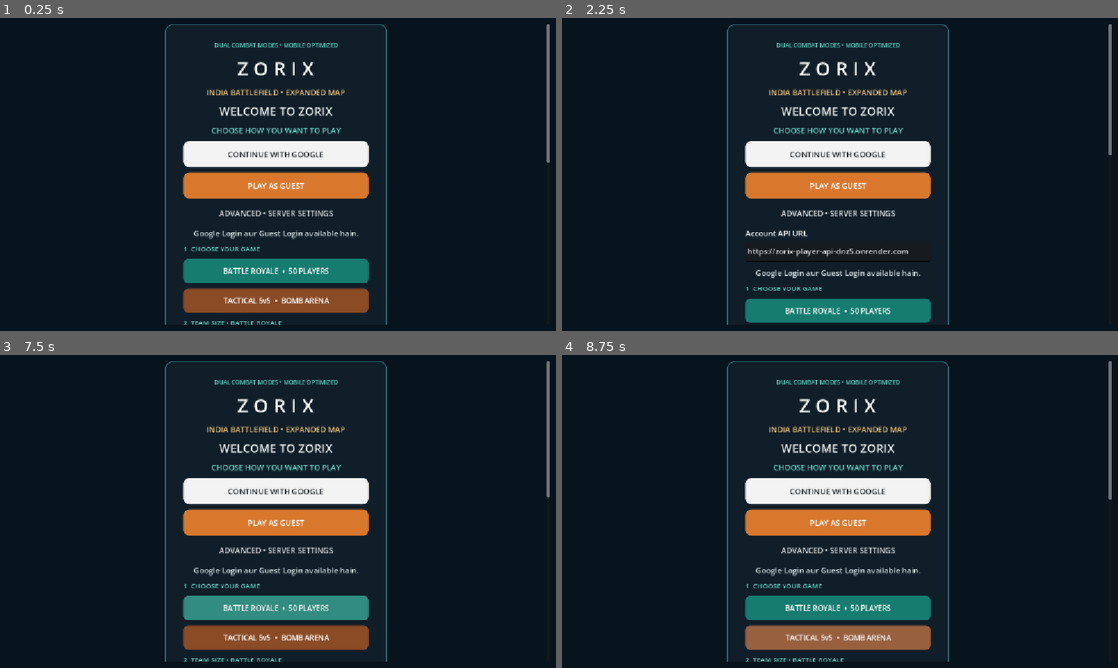
Above: before the commit, frames 1-4 (two rows, left to right).
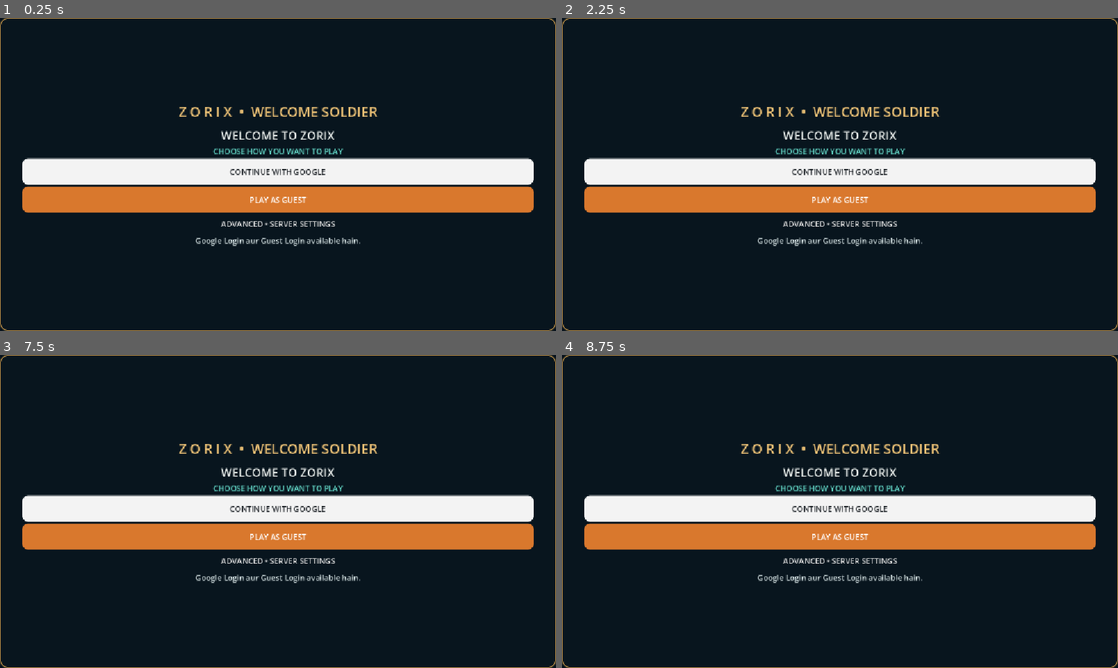
Above: after the commit, the same moments.

Repository: yadav429/ZORIX
Game: Godot game, scene res://Scenes/Lobby.tscn
The game is run twice, just before and just after one commit, with the same random seed, the same clock (stepped at 60 frames per second) and the same inputs.
Inputs (mouse positions are in pixels of both pictures, inside the frame that each line leads up to):
- Up to frame 1 (0.25 s): no input
- Up to frame 2 (2.25 s): click "ADVANCED • SERVER SETTINGS" (after the commit: "PROFILE") at 0.5 s; click "ADVANCED • SERVER SETTINGS" (after the commit: "FRIENDS") at 1.25 s; click "ADVANCED • SERVER SETTINGS" (after the commit: "INVENTORY") at 2 s
- Up to frame 3 (7.5 s): click "ADVANCED • SERVER SETTINGS" (after the commit: "MISSIONS") at 2.75 s; click "ADVANCED • SERVER SETTINGS" (after the commit: "STORE") at 3.5 s; click "ADVANCED • SERVER SETTINGS" (after the commit: "RANK") at 4.25 s; click "ADVANCED • SERVER SETTINGS" (after the commit: "REWARDS") at 5 s; click "ADVANCED • SERVER SETTINGS" (after the commit: "SETTINGS") at 5.75 s; click (27, 611) at 6.5 s, where only the run after the commit has a clickable "SQUAD"; click "BATTLE ROYALE • 50 PLAYERS" (after the commit: "BATTLE ROYALE") at 7.25 s
- Up to frame 4 (8.75 s): click "TACTICAL 5v5 • BOMB ARENA" (after the commit: "TACTICAL 5v5") at 8 s

The runs differ from the first frame. In frame 1, 26% of the frame differs, in the area x 0-100%, y 0-100%; in frame 2, 24%; in frame 3, 26%; in frame 4, 26%.

Commit message:
Replace scrolling lobby with fixed full-screen 3D layout

Diff:
--- a/Scripts/lobby.gd
+++ b/Scripts/lobby.gd
@@ -109,159 +109,180 @@
     return style
 
 func _build_lobby():
-    var background = ColorRect.new()
+    # Full-screen layout: fixed controls, no scrolling container.
+    var background := ColorRect.new()
     background.color = Color("#07131d")
     background.set_anchors_and_offsets_preset(Control.PRESET_FULL_RECT)
     add_child(background)
-
-    var scroll = ScrollContainer.new()
-    scroll.set_anchors_and_offsets_preset(Control.PRESET_FULL_RECT)
-    scroll.offset_left = 12
-    scroll.offset_top = 12
-    scroll.offset_right = -12
-    scroll.offset_bottom = -12
-    add_child(scroll)
-
-    var center = CenterContainer.new()
+    var root := VBoxContainer.new()
+    root.set_anchors_and_offsets_preset(Control.PRESET_FULL_RECT)
+    root.offset_left = 12
+    root.offset_right = -12
+    root.offset_top = 10
+    root.offset_bottom = -10
+    root.add_theme_constant_override("separation", 8)
+    add_child(root)
+    var header := HBoxContainer.new()
+    header.custom_minimum_size.y = 46
+    root.add_child(header)
+    var logo := Label.new()
+    logo.text = "Z O R I X"
+    logo.add_theme_font_size_override("font_size", 27)
+    logo.add_theme_color_override("font_color", Color("#f3f7f4"))
+    header.add_child(logo)
+    var header_spacer := Control.new()
+    header_spacer.size_flags_horizontal = Control.SIZE_EXPAND_FILL
+    header.add_child(header_spacer)
+    var season := Label.new()
+    season.text = "INDIA BATTLEFIELD  •  SEASON 01"
+    season.add_theme_color_override("font_color", Color("#f0c477"))
+    header.add_child(season)
+    var body := HBoxContainer.new()
+    body.size_flags_vertical = Control.SIZE_EXPAND_FILL
+    body.add_theme_constant_override("separation", 8)
+    root.add_child(body)
+    var left := VBoxContainer.new()
+    left.custom_minimum_size.x = 118
+    left.add_theme_constant_override("separation", 8)
+    body.add_child(left)
+    for item in ["PROFILE", "FRIENDS", "INVENTORY", "MISSIONS"]:
+        var menu_button := _make_button(item, Color("#193847"))
+        menu_button.custom_minimum_size.y = 46
+        menu_button.add_theme_font_size_override("font_size", 12)
+        menu_button.pressed.connect(func(): info_label.text = item + " selected.")
+        left.add_child(menu_button)
+    var center := VBoxContainer.new()
     center.size_flags_horizontal = Control.SIZE_EXPAND_FILL
-    scroll.add_child(center)
-
-    var card = PanelContainer.new()
-    card.size_flags_horizontal = Control.SIZE_EXPAND_FILL
-    card.add_theme_stylebox_override("panel", _panel_style(Color("#101e29"), Color("#2a6871")))
-    center.add_child(card)
-
-    var margin = MarginContainer.new()
-    margin.add_theme_constant_override("margin_left", 20)
-    margin.add_theme_constant_override("margin_right", 20)
-    margin.add_theme_constant_override("margin_top", 20)
-    margin.add_theme_constant_override("margin_bottom", 20)
-    card.add_child(margin)
-
-    content = VBoxContainer.new()
-    content.add_theme_constant_override("separation", 11)
-    content.size_flags_horizontal = Control.SIZE_EXPAND_FILL
-    margin.add_child(content)
-
-    var eyebrow = Label.new()
-    eyebrow.text = "DUAL COMBAT MODES • MOBILE OPTIMIZED"
-    eyebrow.horizontal_alignment = HORIZONTAL_ALIGNMENT_CENTER
-    eyebrow.add_theme_font_size_override("font_size", 12)
-    eyebrow.add_theme_color_override("font_color", Color("#62d6c6"))
-    content.add_child(eyebrow)
-
-    var title = Label.new()
-    title.text = "Z O R I X"
-    title.horizontal_alignment = HORIZONTAL_ALIGNMENT_CENTER
-    title.add_theme_font_size_override("font_size", 40)
-    title.add_theme_color_override("font_color", Color("#f3f7f4"))
-    content.add_child(title)
-
-    var map_title = Label.new()
-    map_title.text = "INDIA BATTLEFIELD • EXPANDED MAP"
-    map_title.horizontal_alignment = HORIZONTAL_ALIGNMENT_CENTER
-    map_title.add_theme_color_override("font_color", Color("#f0c477"))
-    content.add_child(map_title)
-
+    center.add_theme_constant_override("separation", 5)
+    body.add_child(center)
+    var hero_title := Label.new()
+    hero_title.text = "YOUR BATTLEFIELD. YOUR LEGEND."
+    hero_title.horizontal_alignment = HORIZONTAL_ALIGNMENT_CENTER
+    hero_title.add_theme_font_size_override("font_size", 17)
+    hero_title.add_theme_color_override("font_color", Color("#f0c477"))
+    center.add_child(hero_title)
+    var preview := SubViewportContainer.new()
+    preview.size_flags_horizontal = Control.SIZE_EXPAND_FILL
+    preview.size_flags_vertical = Control.SIZE_EXPAND_FILL
+    preview.stretch = true
+    center.add_child(preview)
+    var viewport := SubViewport.new()
+    viewport.size = Vector2i(800, 600)
+    viewport.render_target_update_mode = SubViewport.UPDATE_ALWAYS
+    preview.add_child(viewport)
+    var stage := Node3D.new()
+    viewport.add_child(stage)
+    var world_env := WorldEnvironment.new()
+    var environment := Environment.new()
+    environment.background_mode = Environment.BG_COLOR
+    environment.background_color = Color("#12232b")
+    environment.ambient_light_source = Environment.AMBIENT_SOURCE_COLOR
+    environment.ambient_light_color = Color("#91b5a8")
+    environment.ambient_light_energy = 0.8
+    world_env.environment = environment
+    stage.add_child(world_env)
+    var camera := Camera3D.new()
+    camera.position = Vector3(3.0, 2.1, 5.8)
+    camera.current = true
+    stage.add_child(camera)
+    camera.look_at(Vector3(0.0, 1.15, 0.0), Vector3.UP)
+    var light := DirectionalLight3D.new()
+    light.rotation_degrees = Vector3(-38.0, -28.0, 0.0)
+    light.light_energy = 1.4
+    stage.add_child(light)
+    var floor := MeshInstance3D.new()
+    var floor_mesh := PlaneMesh.new()
+    floor_mesh.size = Vector2(12.0, 12.0)
+    floor.mesh = floor_mesh
+    floor.position.y = -0.04
+    var floor_material := StandardMaterial3D.new()
+    floor_material.albedo_color = Color("#243a35")
+    floor.material_override = floor_material
+    stage.add_child(floor)
+    var character_scene: PackedScene = load("res://Scenes/LobbyCharacter.tscn")
+    if character_scene != null:
+        var character := character_scene.instantiate()
+        stage.add_child(character)
+    var right := VBoxContainer.new()
+    right.custom_minimum_size.x = 118
+    right.add_theme_constant_override("separation", 8)
+    body.add_child(right)
+    for item in ["STORE", "RANK", "REWARDS", "SETTINGS"]:
+        var menu_button := _make_button(item, Color("#193847"))
+        menu_button.custom_minimum_size.y = 46
+        menu_button.add_theme_font_size_override("font_size", 12)
+        menu_button.pressed.connect(func(): info_label.text = item + " selected.")
+        right.add_child(menu_button)
+    var bottom := VBoxContainer.new()
+    bottom.add_theme_constant_override("separation", 5)
+    root.add_child(bottom)
+    var controls := HBoxContainer.new()
+    controls.add_theme_constant_override("separation", 7)
+    bottom.add_child(controls)
+    mode_picker = OptionButton.new()
+    mode_picker.add_item("SOLO")
+    mode_picker.add_item("DUO")
+    mode_picker.add_item("SQUAD")
+    mode_picker.select([1, 2, 4].find(selected_team_size))
+    selected_mode = ["Solo", "Duo", "Squad"][mode_picker.selected]
+    mode_picker.item_selected.connect(_on_mode_selected)
+    controls.add_child(mode_picker)
+    var br_button := _make_button("BATTLE ROYALE", Color("#254b61"))
+    br_button.pressed.connect(_select_battle_royale)
+    controls.add_child(br_button)
+    var tactical_button := _make_button("TACTICAL 5v5", Color("#8a4b25"))
+    tactical_button.pressed.connect(_select_tactical)
+    controls.add_child(tactical_button)
+    var start_button := _make_button("START MATCH", Color("#167c70"))
+    start_button.size_flags_horizontal = Control.SIZE_EXPAND_FILL
+    start_button.pressed.connect(_play_offline)
+    controls.add_child(start_button)
+    var server_row := HBoxContainer.new()
+    bottom.add_child(server_row)
+    address_input = LineEdit.new()
+    address_input.placeholder_text = "Optional game server IP"
+    address_input.size_flags_horizontal = Control.SIZE_EXPAND_FILL
+    server_row.add_child(address_input)
+    var join_button := _make_button("JOIN SERVER", Color("#254b61"))
+    join_button.pressed.connect(_join_room)
+    server_row.add_child(join_button)
+    info_label = Label.new()
+    info_label.text = "Choose Solo, Duo or Squad, then tap START MATCH."
+    info_label.horizontal_alignment = HORIZONTAL_ALIGNMENT_CENTER
+    info_label.add_theme_color_override("font_color", Color("#f0c477"))
+    bottom.add_child(info_label)
     player_account = Node.new()
     player_account.name = "PlayerAccount"
     player_account.set_script(PLAYER_ACCOUNT)
     add_child(player_account)
-    player_account.call("build_ui", content)
+    var login_overlay := PanelContainer.new()
+    login_overlay.set_anchors_and_offsets_preset(Control.PRESET_FULL_RECT)
+    login_overlay.z_index = 20
+    login_overlay.add_theme_stylebox_override("panel", _panel_style(Color("#08151e"), Color("#b58a45")))
+    add_child(login_overlay)
+    var login_margin := MarginContainer.new()
+    login_margin.add_theme_constant_override("margin_left", 28)
+    login_margin.add_theme_constant_override("margin_right", 28)
+    login_margin.add_theme_constant_override("margin_top", 20)
+    login_margin.add_theme_constant_override("margin_bottom", 20)
+    login_overlay.add_child(login_margin)
+    var login_stack := VBoxContainer.new()
+    login_stack.alignment = BoxContainer.ALIGNMENT_CENTER
+    login_stack.add_theme_constant_override("separation", 12)
+    login_margin.add_child(login_stack)
+    var welcome := Label.new()
+    welcome.text = "Z O R I X  •  WELCOME SOLDIER"
+    welcome.horizontal_alignment = HORIZONTAL_ALIGNMENT_CENTER
+    welcome.add_theme_font_size_override("font_size", 28)
+    welcome.add_theme_color_override("font_color", Color("#f0c477"))
+    login_stack.add_child(welcome)
+    var login_content := VBoxContainer.new()
+    login_content.size_flags_horizontal = Control.SIZE_EXPAND_FILL
+    login_stack.add_child(login_content)
+    player_account.call("build_ui", login_content)
     player_account.connect("public_server_loaded", _on_public_server_loaded)
-
-    _add_section("1  CHOOSE YOUR GAME")
-    var br_button = _make_button("BATTLE ROYALE  •  50 PLAYERS", Color("#167c70"))
-    br_button.pressed.connect(_select_battle_royale)
-    content.add_child(br_button)
-
-    var tactical_button = _make_button("TACTICAL 5v5  •  BOMB ARENA", Color("#8a4b25"))
-    tactical_button.pressed.connect(_select_tactical)
-    content.add_child(tactical_button)
-
-    _add_section("2  TEAM SIZE • BATTLE ROYALE")
-    mode_picker = OptionButton.new()
-    mode_picker.add_item("SOLO  •  1 PLAYER PER TEAM")
-    mode_picker.add_item("DUO  •  2 PLAYERS PER TEAM")
-    mode_picker.add_item("SQUAD  •  4 PLAYERS PER TEAM")
-    mode_picker.select([1, 2, 4].find(selected_team_size))
-    selected_mode = ["Solo", "Duo", "Squad"][mode_picker.selected]
-    mode_picker.item_selected.connect(_on_mode_selected)
-    mode_picker.custom_minimum_size.y = 48
-    content.add_child(mode_picker)
-
-    var capacity = Label.new()
-    capacity.text = "BATTLE ROYALE CAPACITY: 50 PLAYERS MAXIMUM"
-    capacity.horizontal_alignment = HORIZONTAL_ALIGNMENT_CENTER
-    capacity.add_theme_color_override("font_color", Color("#b9cbd0"))
-    content.add_child(capacity)
-
-    _add_section("3  CREATE OR JOIN ROOM")
-    address_input = LineEdit.new()
-    address_input.placeholder_text = "Host IP address (example: 123.45.67.89)"
-    address_input.custom_minimum_size.y = 48
-    address_input.clear_button_enabled = true
-    content.add_child(address_input)
-
-    var host_button = _make_button("CREATE ROOM (HOST)", Color("#167c70"))
-    host_button.pressed.connect(_host_room)
-    content.add_child(host_button)
-
-    var join_button = _make_button("JOIN ROOM BY IP", Color("#254b61"))
-    join_button.pressed.connect(_join_room)
-    content.add_child(join_button)
-
-    var local_button = _make_button("PLAY OFFLINE TRAINING", Color("#354454"))
-    local_button.pressed.connect(_play_offline)
-    content.add_child(local_button)
-
-    _add_section("4  GRAPHICS QUALITY")
-    graphics_picker = OptionButton.new()
-    graphics_picker.add_item("LOW  •  SMOOTH PERFORMANCE")
-    graphics_picker.add_item("BALANCED  •  FREE FIRE STYLE")
-    graphics_picker.add_item("HD  •  SHARPER VISUALS")
-    graphics_picker.select(["low", "balanced", "hd"].find(graphics_quality))
-    graphics_picker.custom_minimum_size.y = 46
-    graphics_picker.item_selected.connect(_on_graphics_quality_selected)
-    content.add_child(graphics_picker)
-
-    _add_section("5  FRAME RATE")
-    fps_picker = OptionButton.new()
-    fps_picker.add_item("30 FPS  •  BATTERY SAVER")
-    fps_picker.add_item("60 FPS  •  SMOOTH")
-    fps_picker.add_item("90 FPS  •  SUPPORTED DEVICES")
-    fps_picker.select(0 if fps_limit <= 30 else (2 if fps_limit >= 90 else 1))
-    fps_picker.custom_minimum_size.y = 46
-    fps_picker.item_selected.connect(_on_fps_selected)
-    content.add_child(fps_picker)
+    player_account.connect("login_completed", func(_player_name: String): login_overlay.queue_free())
     _update_mode_status()
-
-    var panel = PanelContainer.new()
-    panel.add_theme_stylebox_override("panel", _panel_style(Color("#172b36"), Color("#31505b")))
-    content.add_child(panel)
-
-    info_label = Label.new()
-    info_label.text = "Choose Battle Royale or Tactical 5v5, then play offline or create/join a room."
-    info_label.horizontal_alignment = HORIZONTAL_ALIGNMENT_CENTER
-    info_label.autowrap_mode = TextServer.AUTOWRAP_WORD_SMART
-    info_label.add_theme_color_override("font_color", Color("#d8e5e6"))
-    panel.add_child(info_label)
-
-    var note = Label.new()
-    note.text = "Online room networking is a prototype and needs a reachable game server. Supabase matchmaking setup is separate."
-    note.autowrap_mode = TextServer.AUTOWRAP_WORD_SMART
-    note.horizontal_alignment = HORIZONTAL_ALIGNMENT_CENTER
-    note.add_theme_font_size_override("font_size", 11)
-    note.add_theme_color_override("font_color", Color("#8fa8af"))
-    content.add_child(note)
-
-    var footer = Label.new()
-    footer.text = "ZORIX • TRAIN • SURVIVE • WIN"
-    footer.horizontal_alignment = HORIZONTAL_ALIGNMENT_CENTER
-    footer.add_theme_font_size_override("font_size", 11)
-    footer.add_theme_color_override("font_color", Color("#78949c"))
-    content.add_child(footer)
-
 func _add_section(text_value: String):
     var label = Label.new()
     label.text = text_value
